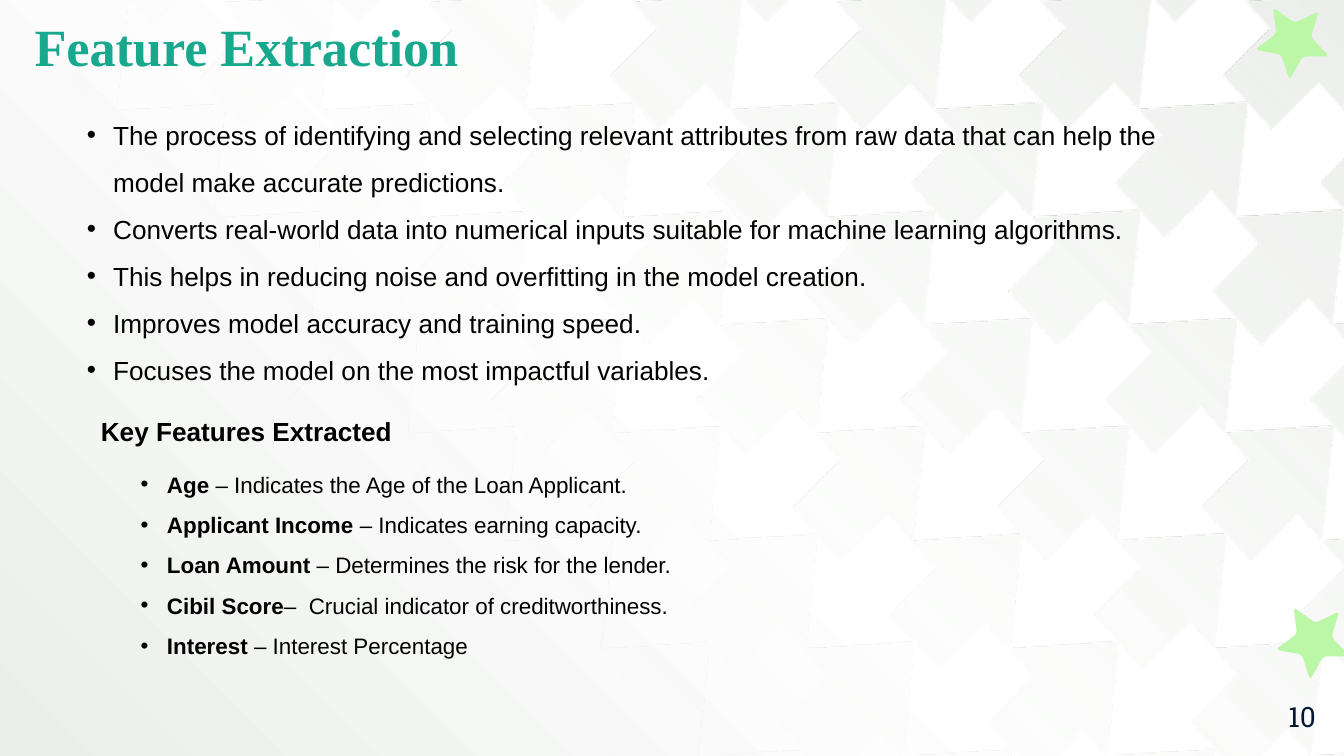
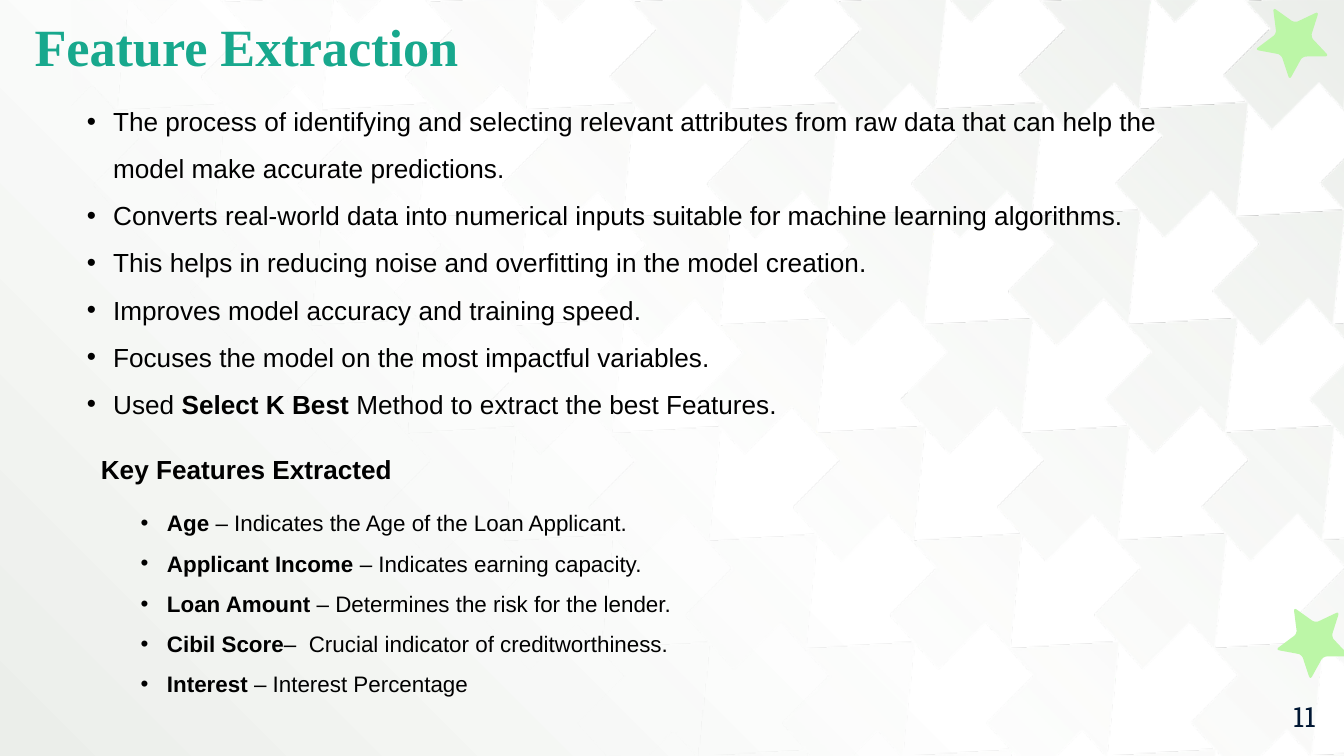
Before and after one commit to ThanigaivelGanapathi/ML-Mini-Project, a slide deck: slide 11 of College Report PPT.pptx (slide 10 before the commit). Drawn at 1344x756 pixels with LibreOffice and Linux fonts; fonts in the diff are those of the drawing. Boxes give left, top, right and bottom in pixels: in the first picture for what was removed or moved away, otherwise in the second. Text is boxed around its words. In the diff, an @@ line names an element or a change of style, - is before the commit and + after.

```diff
--- a/College Report PPT.pptx
+++ b/College Report PPT.pptx
@@ text "The process of identifying and ...": place and size @@
-text "The process of identifying and ..." at bbox=[113, 126, 1155, 386]
+text "The process of identifying and ..." at bbox=[113, 112, 1155, 415]
@@ text at bbox=[113, 395, 776, 415]: paragraph added @@
+• Used Select K Best Method to extract the best Features.
@@ text "Key Features Extracted": place and size @@
-text "Key Features Extracted" at bbox=[101, 422, 391, 447]
+text "Key Features Extracted" at bbox=[101, 460, 391, 485]
@@ text "Age – Indicates the Age ...": place and size @@
-text "Age – Indicates the Age ..." at bbox=[167, 476, 671, 659]
+text "Age – Indicates the Age ..." at bbox=[167, 514, 671, 697]
@@ page number at bbox=[1293, 707, 1316, 727]: text changed @@
-10
+11
```
Also in this commit, not shown: 4 other slides changed, 11 slides added, 8 slides removed.
